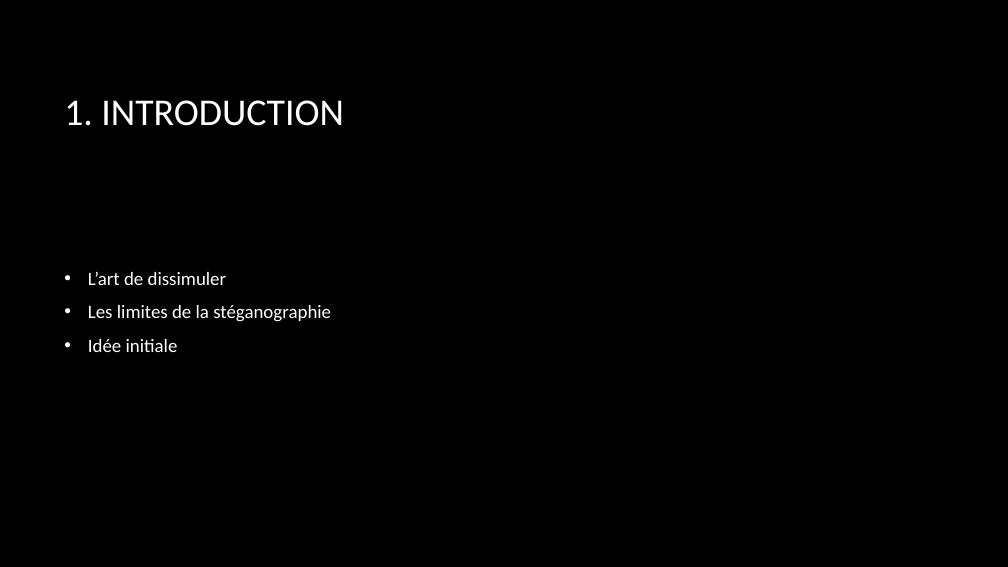
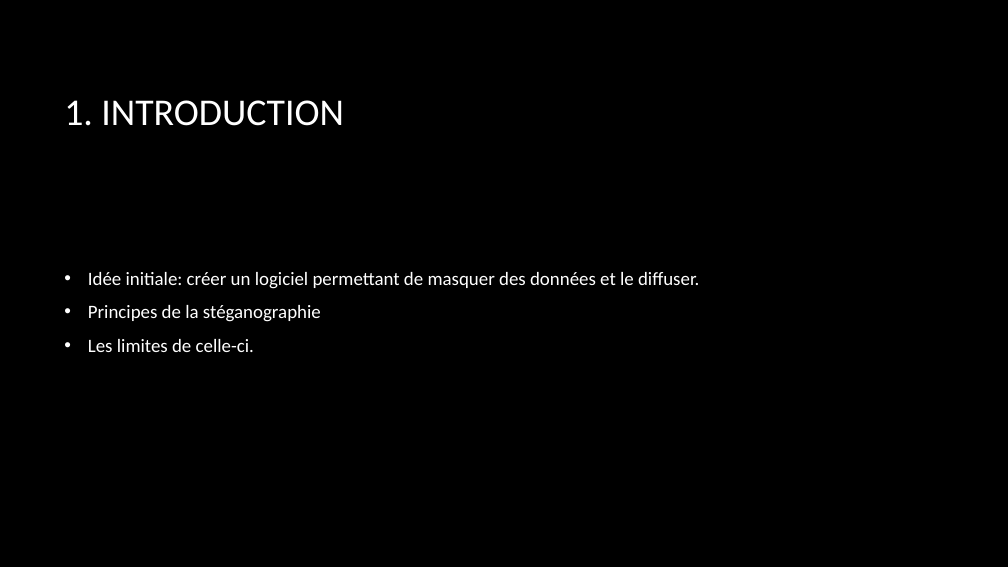
Before and after one commit to izio38/ISN, a slide deck: slide 2 of Présentation_Sonagets_Chabrol.pptx. Drawn at 1008x567 pixels with LibreOffice and Linux fonts; fonts in the diff are those of the drawing; background and template pictures are left out. Boxes give left, top, right and bottom in pixels: in the first picture for what was removed or moved away, otherwise in the second. Text is boxed around its words. In the diff, an @@ line names an element or a change of style, - is before the commit and + after.

```diff
--- a/Présentation_Sonagets_Chabrol.pptx
+++ b/Présentation_Sonagets_Chabrol.pptx
@@ text at (x1=88, y1=272, x2=699, y2=352): text changed @@
-• L’art de dissimuler
-• Les limites de la stéganographie
-• Idée initiale
+• Idée initiale: créer un logiciel permettant de masquer des données et le diffuser.
+• Principes de la stéganographie
+• Les limites de celle-ci.
```
Also in this commit, not shown: 6 other slides changed, 2 slides added, 1 other file.
